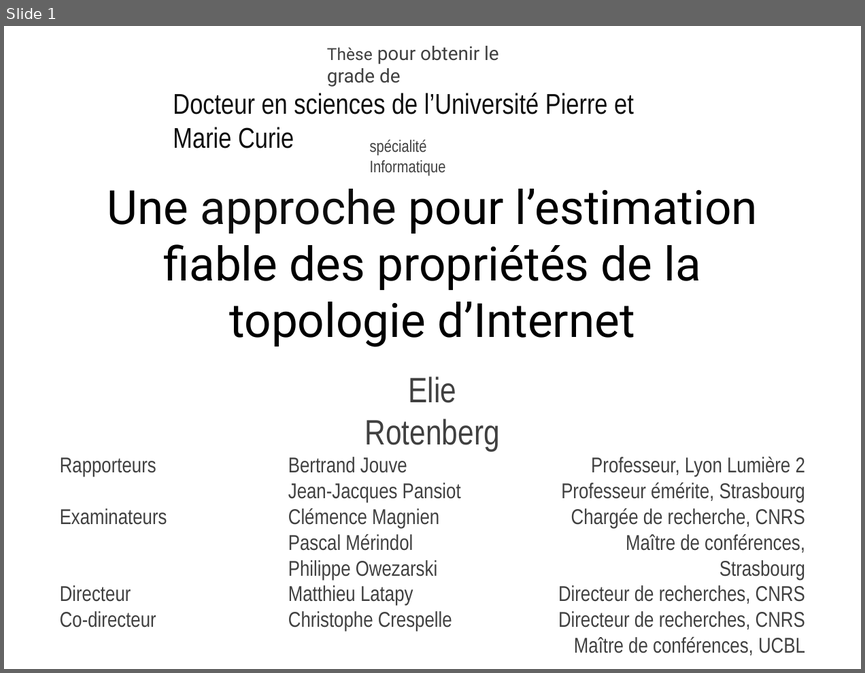
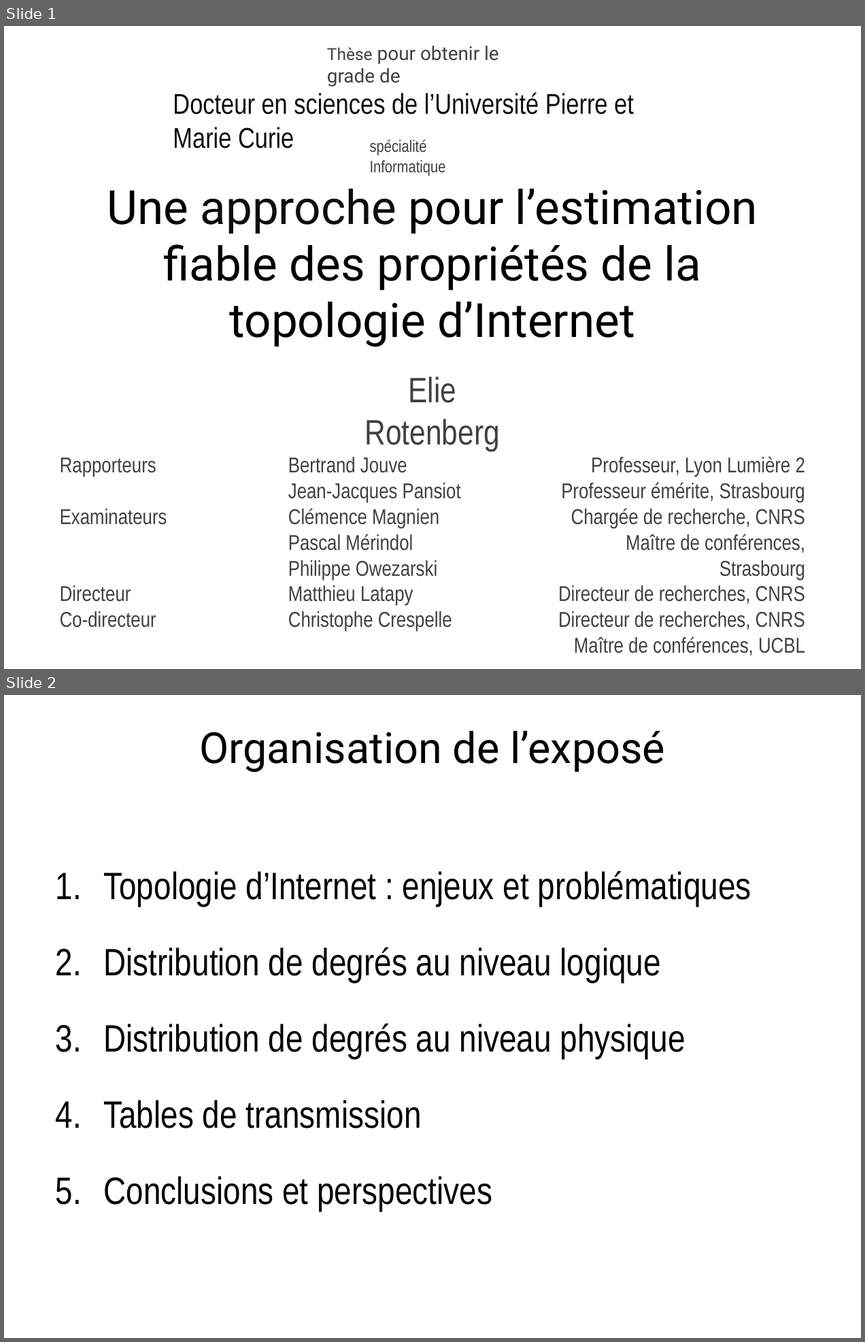
Before and after one commit to elierotenberg/my-thesis, a slide deck: slides.pptx. Shown one above the other, each under a label of ours: slide 1 before the commit, slides 1 and 2 after it. The pictures are 865x673 and 865x1342 pixels, drawn with LibreOffice and Linux fonts; fonts in the diff are those of the drawing. Boxes give left, top, right and bottom in pixels: in the first picture for what was removed or moved away, otherwise in the second. Text is boxed around its words. In the diff, an @@ line names an element or a change of style, - is before the commit and + after.

```diff
--- a/slides.pptx
+++ b/slides.pptx
@@ slide 2 added at [4,695,861,1338], background #FFFFFF @@
@@ title added at [199,730,665,772], 36 pt, text #000000 @@
+Organisation de l’exposé
@@ text added at [103,870,751,1210], 32 pt, text #000000 @@
+1. Topologie d’Internet : enjeux et problématiques
+2. Distribution de degrés au niveau logique
+3. Distribution de degrés au niveau physique
+4. Tables de transmission
+5. Conclusions et perspectives
```
Also in this commit, not shown: 10 other slides added.
